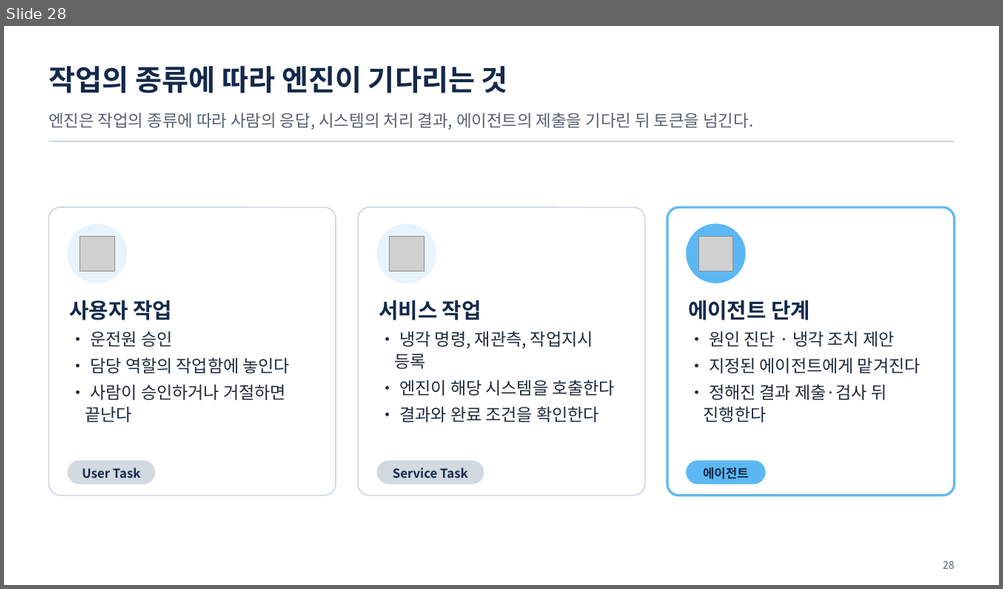
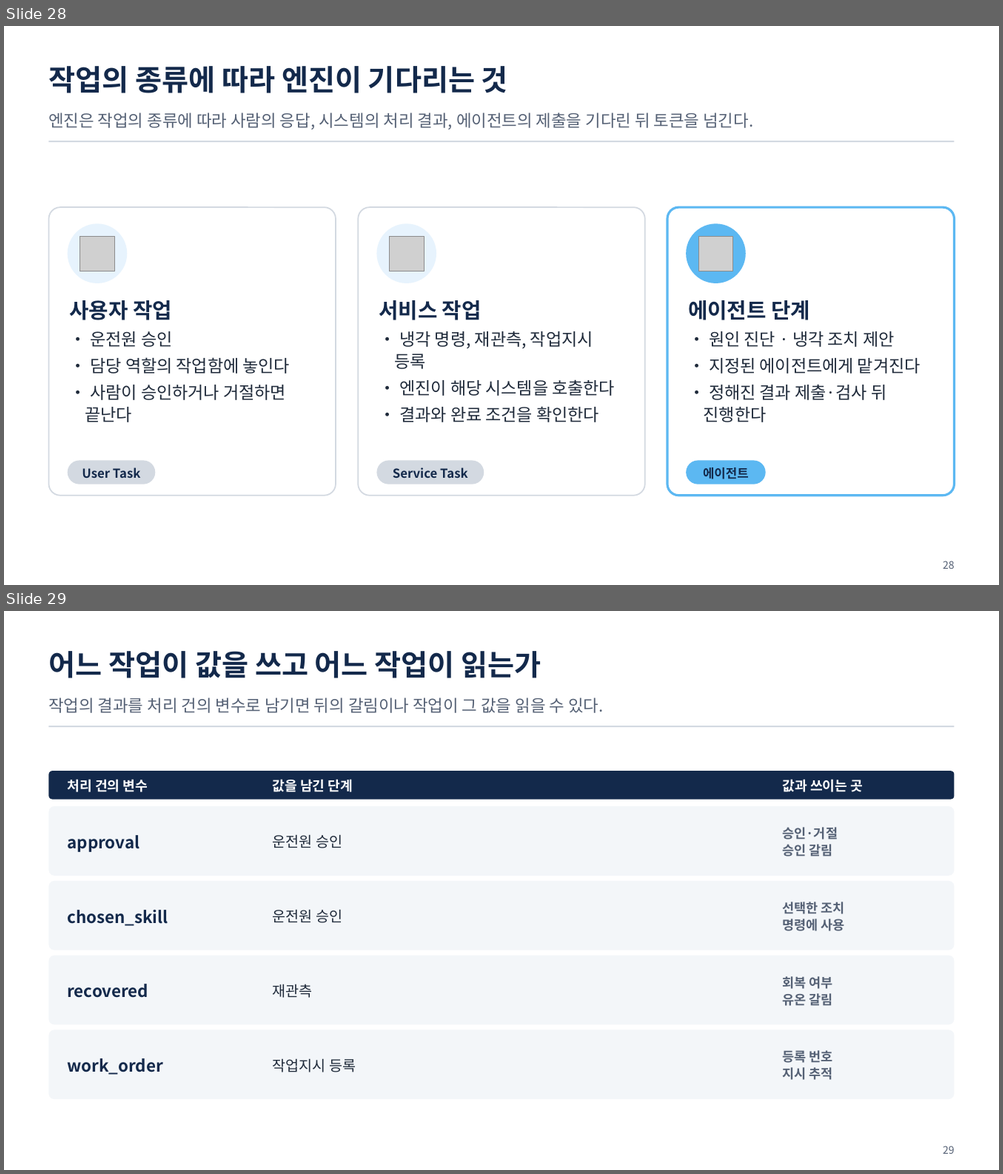
Before and after one commit to uengine-oss/hyd-iot-edu, a slide deck: workspace/강의제작/산출물/통합반/이론_오프라인/08회차/통합반_오프라인_08회차.pptx. Shown one above the other, each under a label of ours: slide 28 before the commit, slides 28 and 29 after it. The pictures are 1003x589 and 1003x1174 pixels, drawn with LibreOffice and Linux fonts; fonts in the diff are those of the drawing; grey boxes stand for pictures. Boxes give left, top, right and bottom in pixels: in the first picture for what was removed or moved away, otherwise in the second. Text is boxed around its words. In the diff, an @@ line names an element or a change of style, - is before the commit and + after.

Commit message:
통합반 현장 8회차 24~32장 실행 연결과 감사 기록의 화면·노트를 검토하고 현장 전용 네 장을 확정

```diff
--- a/workspace/강의제작/산출물/통합반/이론_오프라인/08회차/통합반_오프라인_08회차.pptx
+++ b/workspace/강의제작/산출물/통합반/이론_오프라인/08회차/통합반_오프라인_08회차.pptx
@@ slide 29 added at (4, 611, 999, 1170), background #FFFFFF @@
@@ text added at (48, 651, 541, 678), 28 pt, text #13294B, bold @@
+어느 작업이 값을 쓰고 어느 작업이 읽는가
@@ text added at (48, 698, 603, 713), 16 pt, text #556175 @@
+작업의 결과를 처리 건의 변수로 남기면 뒤의 갈림이나 작업이 그 값을 읽을 수 있다.
@@ rectangle added at (48, 726, 954, 727), fill #D3D9E1 @@
@@ rounded rectangle added at (48, 771, 954, 799), fill #13294B @@
@@ text added at (68, 779, 148, 792), 13 pt, text #FFFFFF, bold @@
+처리 건의 변수
@@ text added at (273, 779, 353, 792), 13 pt, text #FFFFFF, bold @@
+값을 남긴 단계
@@ text added at (782, 779, 862, 792), 13 pt, text #FFFFFF, bold @@
+값과 쓰이는 곳
@@ rounded rectangle added at (48, 806, 954, 876), fill #F3F6F9 @@
@@ text added at (782, 827, 837, 857), 12.5 pt, text #556175, bold @@
+승인·거절
+승인 갈림
@@ text added at (68, 835, 140, 852), 16 pt, text #13294B, bold @@
+approval
@@ text added at (273, 835, 342, 849), 14 pt, text #1F2A3A @@
+운전원 승인
@@ rounded rectangle added at (48, 881, 954, 951), fill #F3F6F9 @@
@@ text added at (68, 910, 168, 926), 16 pt, text #13294B, bold @@
+chosen_skill
@@ text added at (273, 910, 342, 923), 14 pt, text #1F2A3A @@
+운전원 승인
@@ text added at (782, 902, 845, 931), 12.5 pt, text #556175, bold @@
+선택한 조치
+명령에 사용
@@ rounded rectangle added at (48, 956, 954, 1025), fill #F3F6F9 @@
@@ text added at (68, 984, 149, 998), 16 pt, text #13294B, bold @@
+recovered
@@ text added at (273, 984, 313, 998), 14 pt, text #1F2A3A @@
+재관측
@@ text added at (782, 977, 833, 1006), 12.5 pt, text #556175, bold @@
+회복 여부
+유온 갈림
@@ rounded rectangle added at (48, 1031, 954, 1099), fill #F3F6F9 @@
@@ text added at (782, 1051, 833, 1080), 12.5 pt, text #556175, bold @@
+등록 번호
+지시 추적
@@ text added at (68, 1059, 163, 1075), 16 pt, text #13294B, bold @@
+work_order
@@ text added at (273, 1059, 356, 1073), 14 pt, text #1F2A3A @@
+작업지시 등록
@@ text added at (942, 1146, 954, 1154), 10 pt, text #556175 @@
+29
```
Also in this commit, not shown: 10 slides changed, 1 other slide added, 7 other files.
